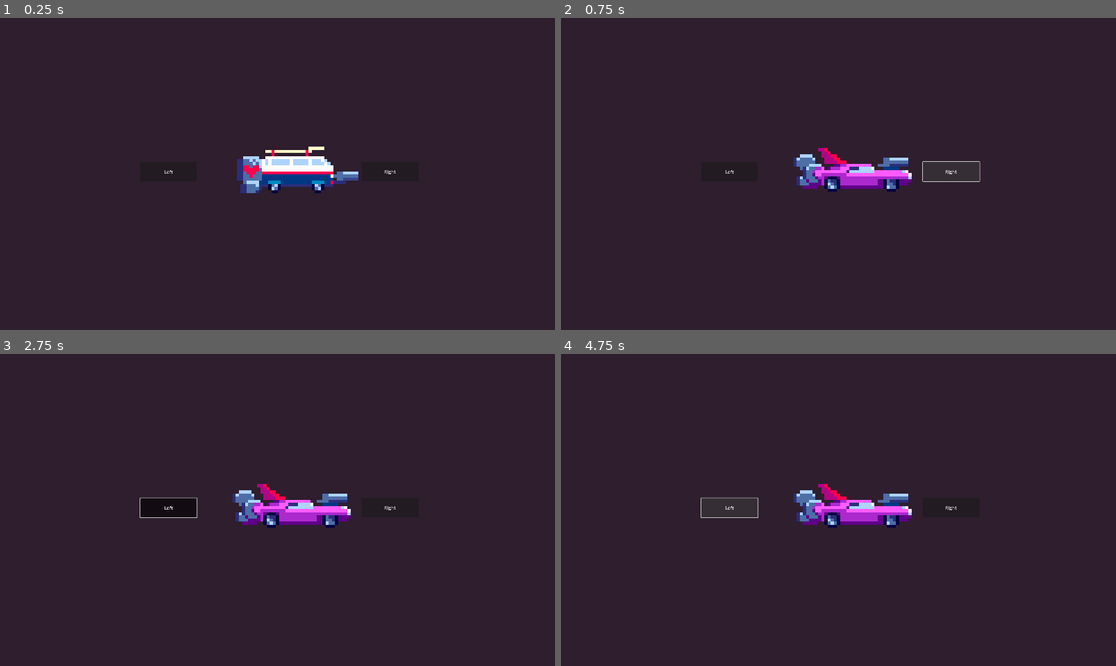
Above: before the commit, frames 1-4 (two rows, left to right).
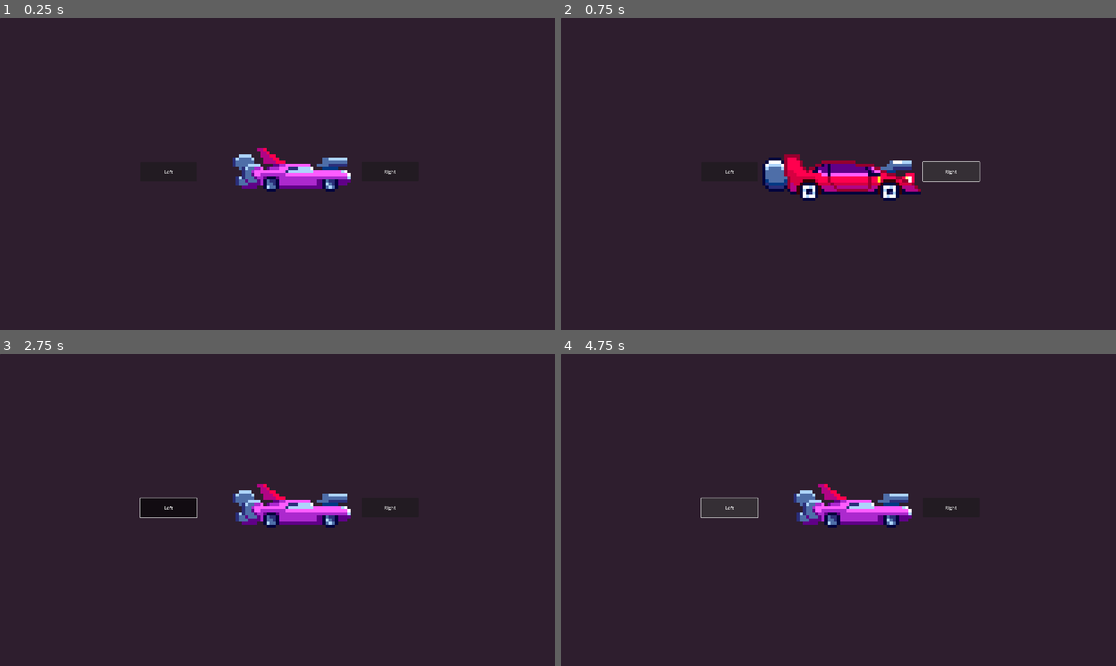
Above: after the commit, the same moments.

Repository: P0ddy/Project-Bentley
Game: Godot game, scene res://Scenes/Menu/character_select.tscn
Same seed, same stepped clock (60 frames per second), same inputs: the game is played once before the commit and once after it. This scene is started directly instead of the project's main scene. Sound files missing from this copy of the repository are replaced by a short silence.
Inputs:
- Up to frame 1 (0.25 s): no input
- Up to frame 2 (0.75 s): click "Right" at 0.5 s
- Up to frame 3 (2.75 s): click "Left" at 1.25 s; hold D (right) from 2.03 s (still down); hold Space (shoot) from 2.03 s (still down)
- Up to frame 4 (4.75 s): release D (right) at 2.78 s; release Space (shoot) at 2.78 s; hold S (down) 2.78-3.53 s; tap Space (shoot) at 2.85, 4.35 s; hold D (right) 3.53-4.28 s; hold Space (shoot) 3.53-4.28 s; hold W (up) from 4.28 s (still down)

The runs differ from the first frame. In frame 1, 2.3% of the frame differs, in the area x 41-65%, y 41-57%; in frame 2, 3.1%, in the area x 36-65%, y 41-59%; in frame 3, less than 0.1%; in frame 4, less than 0.1%.

Commit message:
fixing bug (characterselection)

Diff:
--- a/Scenes/Menu/character_select.gd
+++ b/Scenes/Menu/character_select.gd
@@ -3,11 +3,11 @@
 
 func _process(delta):
 	match Global.PlayerSelect:
+		0:
+			get_node("PlayerSelect").play("Player1")
 		1:
-			get_node("PlayerSelect").play("Player1")
+			get_node("PlayerSelect").play("Player2")
 		2:
-			get_node("PlayerSelect").play("Player2")
-		3:
 			get_node("PlayerSelect").play("Player3")
 
 func _on_left_button_pressed():
@@ -16,5 +16,5 @@
 
 
 func _on_right_button_pressed():
-	if Global.PlayerSelect < 3:
+	if Global.PlayerSelect < 2:
 		Global.PlayerSelect +=1
